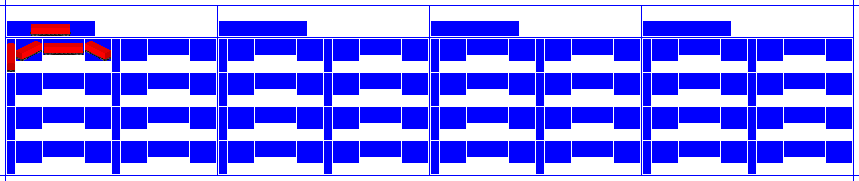
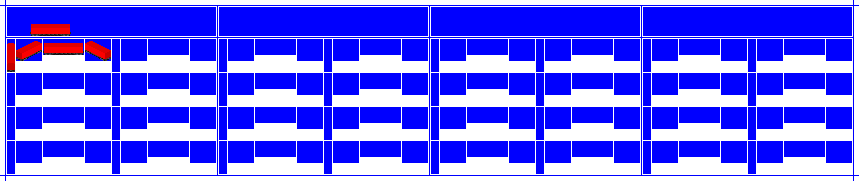
Two versions of the same layered image (859 × 181). Layer-by-layer changes:
painted on "Background" over 7, 7, 852, 36